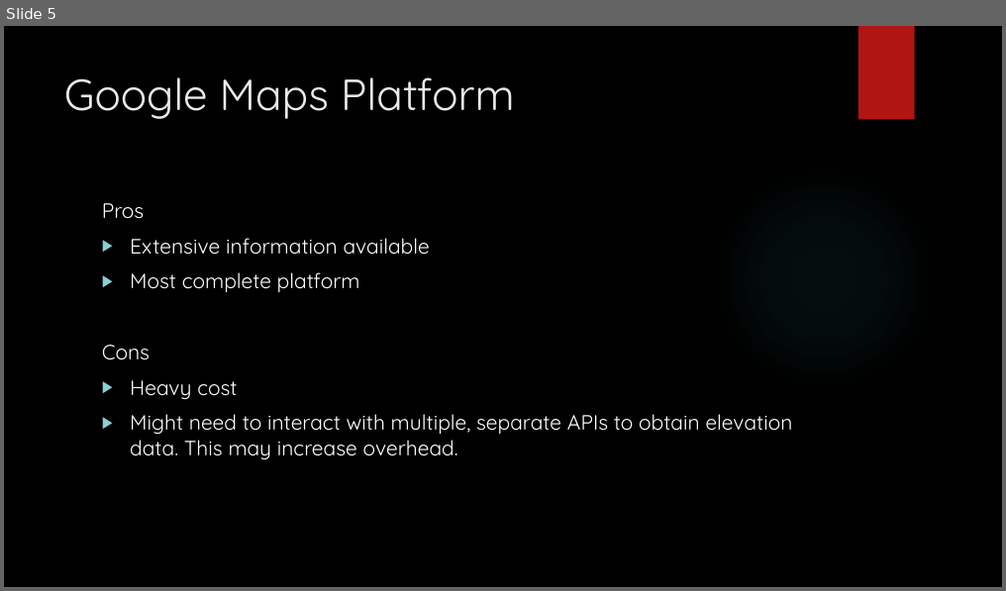
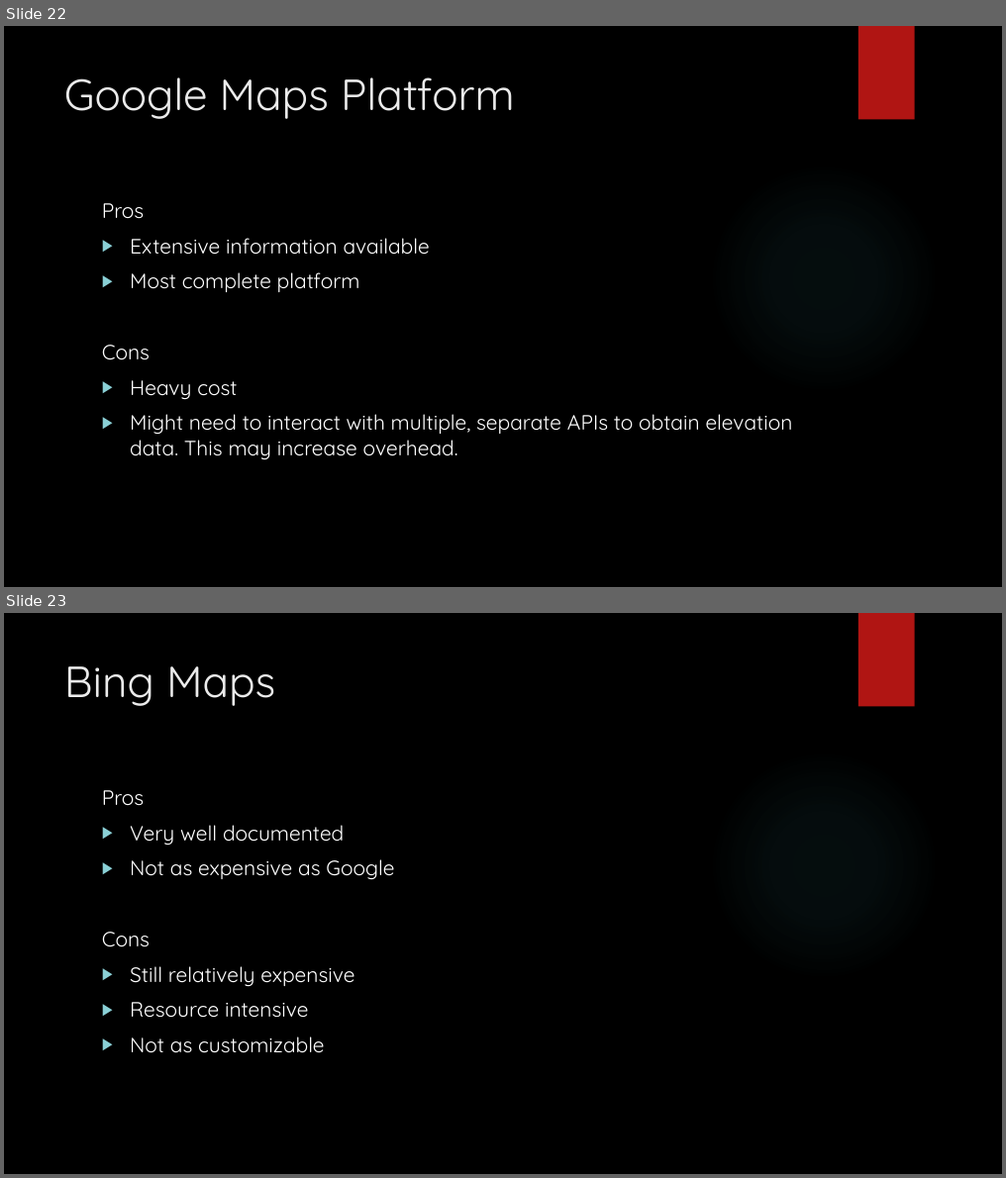
Before and after one commit to junmin-yee/Landmarked, a slide deck: Technology Presentation.pptx. Shown one above the other, each under a label of ours: slide 5 before the commit, slides 22 and 23 after it. The pictures are 1006x591 and 1006x1178 pixels, drawn with LibreOffice and Linux fonts; fonts in the diff are those of the drawing; background and template pictures are left out. Boxes give left, top, right and bottom in pixels: in the first picture for what was removed or moved away, otherwise in the second. Text is boxed around its words. In the diff, an @@ line names an element or a change of style, - is before the commit and + after.

```diff
--- a/Technology Presentation.pptx
+++ b/Technology Presentation.pptx
@@ slide 23 added at [4,613,1002,1174], background picture (left out); not listed: 2 template elements that a slide beside it also shows @@
@@ title added at [64,666,275,706], 42 pt, text #EBEBEB @@
+Bing Maps
@@ text added at [102,790,394,1054], 20 pt, text #FFFFFF @@
+Pros
+▶ Very well documented
+▶ Not as expensive as Google
+Cons
+▶ Still relatively expensive
+▶ Resource intensive
+▶ Not as customizable
@@ what was slide 5 is now slide 22 @@
```
Also in this commit, not shown: 5 slides changed, 8 other slides added, 18 slides removed.
